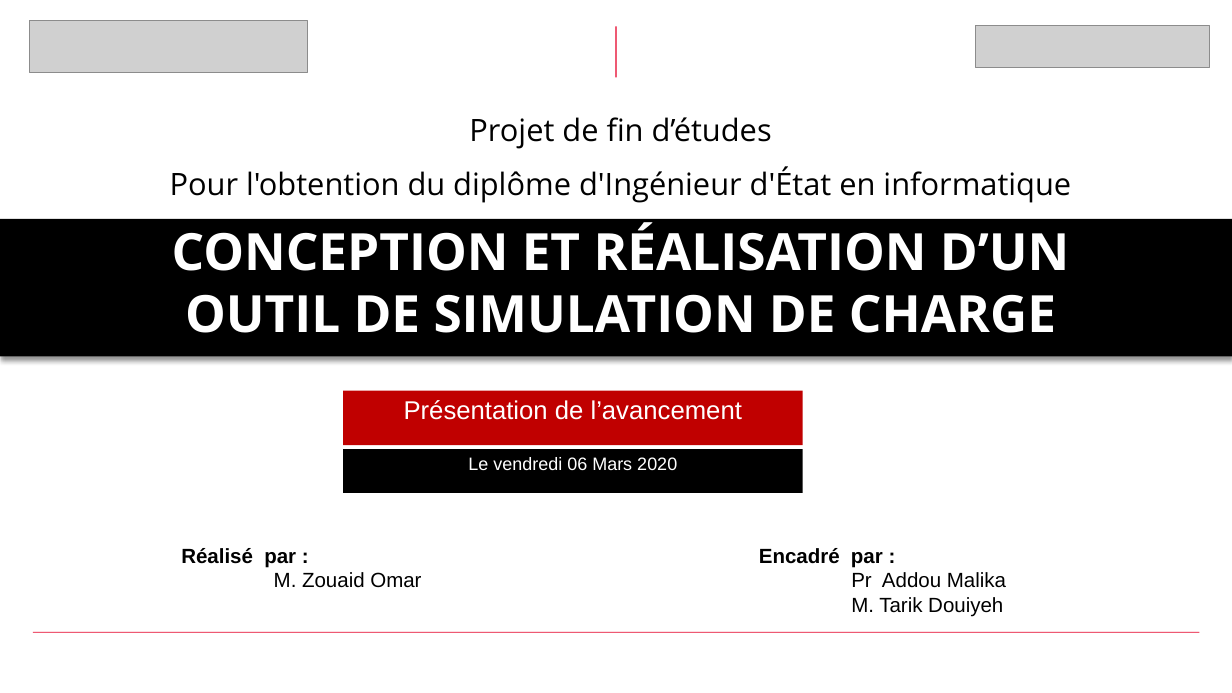
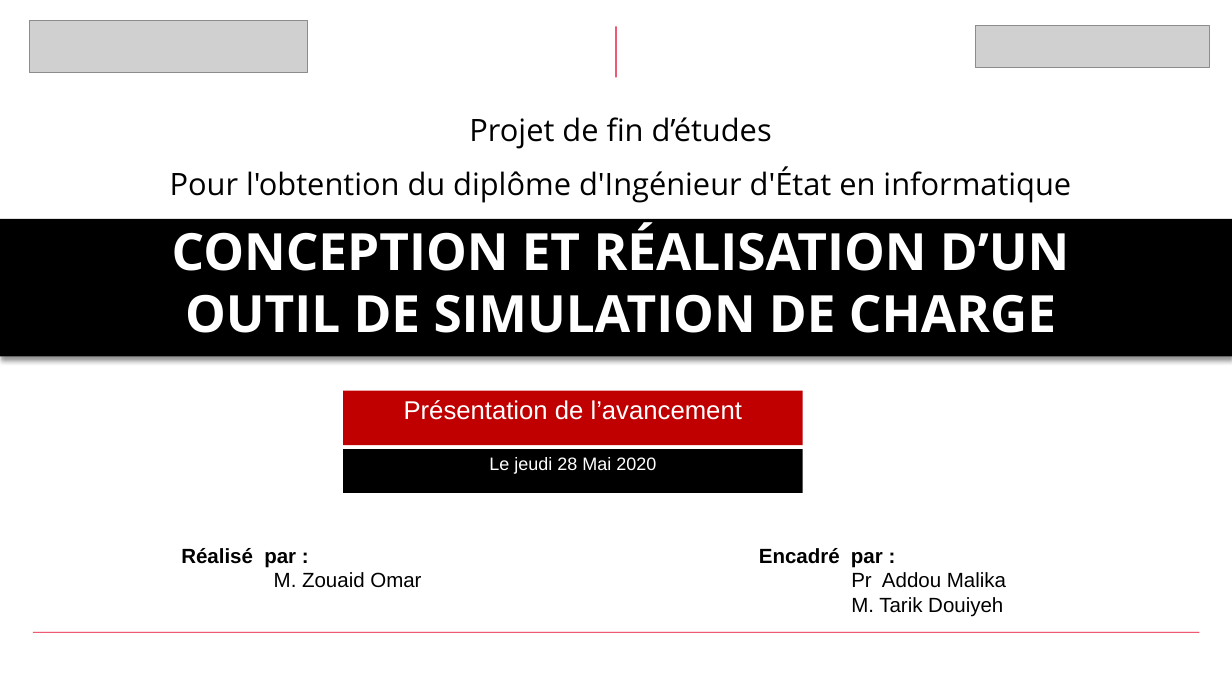
Before and after one commit to zwdOr20/PFE, a slide deck: slide 1 of first_presentation_1.1.pptx. Drawn at 1232x693 pixels with LibreOffice and Linux fonts; fonts in the diff are those of the drawing; grey boxes stand for pictures; background and template pictures are left out. Boxes give left, top, right and bottom in pixels: in the first picture for what was removed or moved away, otherwise in the second. Text is boxed around its words. In the diff, an @@ line names an element or a change of style, - is before the commit and + after.

```diff
--- a/first_presentation_1.1.pptx
+++ b/first_presentation_1.1.pptx
@@ text in rectangle at [489, 457, 656, 474]: text changed @@
-Le vendredi 06 Mars 2020
+Le jeudi 28 Mai 2020
```
Also in this commit, not shown: 7 other slides changed, 8 slides added, 4 slides removed, 15 other files.
